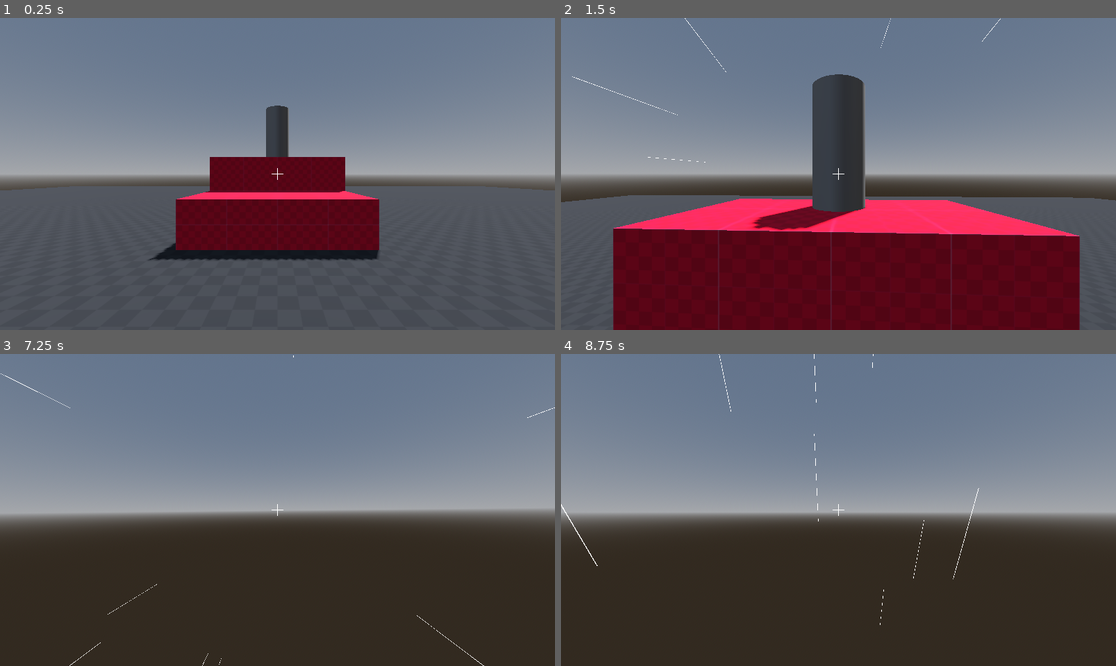
Above: before the commit, frames 1-4 (two rows, left to right).
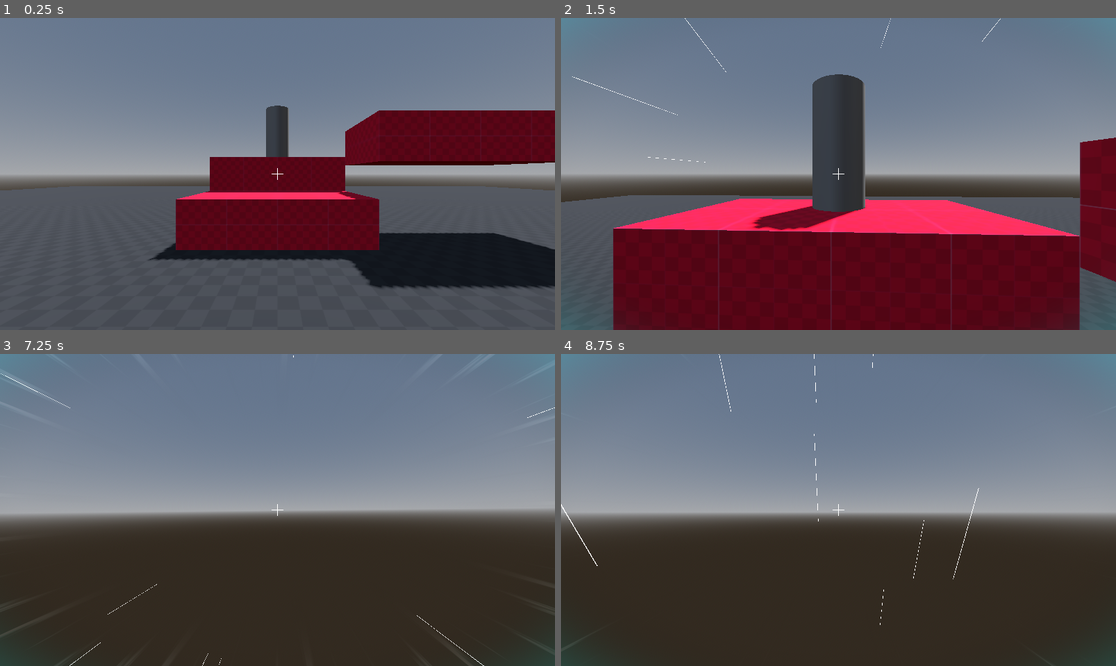
Above: after the commit, the same moments.

Repository: drekunia/tubeland
Game: Godot game, scene res://scenes/environments/prototype_level.tscn
The game is run twice, just before and just after one commit, with the same random seed, the same clock (stepped at 60 frames per second) and the same inputs.
Inputs (mouse positions are in pixels of both pictures, inside the frame that each line leads up to):
- Up to frame 1 (0.25 s): no input
- Up to frame 2 (1.5 s): tap Enter at 0.5 s; move the mouse to (866, 174) at 0.52 s; press the mouse at (866, 174) at 0.53 s; hold W (move_forward) from 0.53 s (still down); tap Space (jump) at 0.77 s; move the mouse to (810, 174) at 1.27 s; release the mouse at (810, 174) at 1.28 s; click (810, 174) at 1.35 s
- Up to frame 3 (7.25 s): tap Space (jump) at 1.52, 3.02, 3.77, 4.52, 6.02, 6.77 s; move the mouse to (288, 503) at 2.02 s; press the mouse at (288, 503) at 2.03 s; move the mouse to (271, 516) at 2.77 s; release the mouse at (271, 516) at 2.78 s; click (271, 516) at 2.85 s; move the mouse to (316, 513) at 3.52 s; press the mouse at (316, 513) at 3.53 s; move the mouse to (233, 506) at 4.27 s; release the mouse at (233, 506) at 4.28 s; click (233, 506) at 4.35 s; move the mouse to (283, 510) at 5.02 s; press the mouse at (283, 510) at 5.03 s; move the mouse to (255, 503) at 5.77 s; release W (move_forward) at 5.78 s; release the mouse at (255, 503) at 5.78 s; hold D (move_right) 5.78-6.53 s; click (255, 503) at 5.85 s; move the mouse to (305, 510) at 6.52 s; press the mouse at (305, 510) at 6.53 s; hold W (move_forward) from 6.53 s (still down)
- Up to frame 4 (8.75 s): keep holding W (move_forward); move the mouse to (810, 510) at 7.27 s; release the mouse at (810, 510) at 7.28 s; click (810, 510) at 7.35 s; tap Space (jump) at 7.52 s; move the mouse to (849, 503) at 8.02 s; press the mouse at (849, 503) at 8.03 s

The runs differ from the first frame. In frame 1, 12% of the frame differs, in the area x 60-100%, y 29-87%; in frame 2, 2.8%; in frame 3, 0.1%; in frame 4, less than 0.1%.

Commit message:
speed overlay shader

Diff:
--- /dev/null
+++ b/assets/shaders/post_processing/speed_overlay.gdshader
@@ -0,0 +1,35 @@
+shader_type canvas_item;
+
+uniform float speed : hint_range(0.0, 5.0) = 1.0;
+uniform float intensity : hint_range(0.0, 1.0) = 0.0;
+
+// INCREASED OPACITY: Jumped the alpha (4th value) up to 0.5 for wind and 0.6 for border
+uniform vec4 wind_color : source_color = vec4(1.0, 1.0, 1.0, 0.5);
+uniform vec4 border_color : source_color = vec4(0.0, 0.0, 0.0, 0.6);
+
+uniform sampler2D noise_tex : repeat_enable;
+
+void fragment() {
+    vec2 centered_uv = UV - vec2(0.5);
+    float dist_from_center = length(centered_uv);
+
+    float angle = atan(centered_uv.y, centered_uv.x);
+
+    vec2 polar_uv = vec2(angle * 2.0, dist_from_center * 0.1 - TIME * speed);
+    float noise_val = texture(noise_tex, polar_uv).r;
+
+    // THICKER LINES: Lowered the threshold (0.75 to 0.9) so more of the noise texture is drawn
+    float wind = smoothstep(0.75, 0.9, noise_val);
+
+    // TIGHTER DONUT HOLE: Brought the wind closer to the center of the screen (0.25 to 0.6)
+    float wind_mask = smoothstep(0.25, 0.6, dist_from_center);
+    wind *= wind_mask;
+
+    // DARKER BORDER: Brought the vignette further in from the corners
+    float border = smoothstep(0.45, 0.8, dist_from_center);
+
+    vec4 final_wind = wind_color * wind;
+    vec4 final_border = border_color * border;
+
+    COLOR = (final_wind + final_border) * intensity;
+}
--- a/scenes/environments/prototype_level.tscn
+++ b/scenes/environments/prototype_level.tscn
@@ -71,6 +71,15 @@
 [node name="CollisionShape3D" type="CollisionShape3D" parent="Geometry/JumpCheck2" unique_id=1953284862]
 shape = SubResource("BoxShape3D_liqhv")
 
+[node name="HeightCheck" type="StaticBody3D" parent="Geometry" unique_id=276341891]
+transform = Transform3D(1, 0, 0, 0, 1, 0, 0, 0, 1, 4, 2.25, -5)
+
+[node name="MeshInstance3D" type="MeshInstance3D" parent="Geometry/HeightCheck" unique_id=1294248166]
+mesh = SubResource("BoxMesh_vwqw5")
+
+[node name="CollisionShape3D" type="CollisionShape3D" parent="Geometry/HeightCheck" unique_id=1395054042]
+shape = SubResource("BoxShape3D_7p8cw")
+
 [node name="WorldEnvironment" parent="." unique_id=42745243 instance=ExtResource("3_5ymg4")]
 
 [node name="PlayerController" parent="." unique_id=1646534079 instance=ExtResource("4_vwqw5")]
--- a/scenes/player/player_controller.tscn
+++ b/scenes/player/player_controller.tscn
@@ -57,10 +57,11 @@
 player_controller = NodePath("..")
 component_mouse_capture = NodePath("../Components/MouseCapture")
 
-[node name="Camera3D" type="Camera3D" parent="CameraController" unique_id=904467470 node_paths=PackedStringArray("player_controller", "speed_lines")]
+[node name="Camera3D" type="Camera3D" parent="CameraController" unique_id=904467470 node_paths=PackedStringArray("player_controller", "speed_lines", "speed_overlay")]
 script = ExtResource("3_5afdu")
 player_controller = NodePath("../..")
 speed_lines = NodePath("SpeedLines")
+speed_overlay = NodePath("../../UserInterface/HUD/SpeedOverlay")
 
 [node name="SpeedLines" type="GPUParticles3D" parent="CameraController/Camera3D" unique_id=144344486]
 cast_shadow = 0
@@ -84,3 +85,5 @@
 script = ExtResource("1_8afob")
 
 [node name="UserInterface" parent="." unique_id=397205683 instance=ExtResource("4_0nonk")]
+
+[editable path="UserInterface"]
--- a/scenes/system/user_interface.tscn
+++ b/scenes/system/user_interface.tscn
@@ -1,10 +1,25 @@
 [gd_scene format=3 uid="uid://b3x2seag4425n"]
 
 [ext_resource type="Script" uid="uid://ccb8rtnn26e4t" path="res://scripts/ui/reticle_draw.gd" id="1_jqr8t"]
+[ext_resource type="Shader" uid="uid://c4mx4sqgpuw7w" path="res://assets/shaders/post_processing/speed_overlay.gdshader" id="2_s3ato"]
+
+[sub_resource type="FastNoiseLite" id="FastNoiseLite_s3ato"]
+
+[sub_resource type="NoiseTexture2D" id="NoiseTexture2D_s3ato"]
+noise = SubResource("FastNoiseLite_s3ato")
+seamless = true
+
+[sub_resource type="ShaderMaterial" id="ShaderMaterial_jqr8t"]
+shader = ExtResource("2_s3ato")
+shader_parameter/speed = 1.0
+shader_parameter/intensity = 0.0
+shader_parameter/wind_color = Color(1, 1, 1, 0.047058824)
+shader_parameter/border_color = Color(0, 1, 1, 0.1882353)
+shader_parameter/noise_tex = SubResource("NoiseTexture2D_s3ato")
 
 [node name="UserInterface" type="CanvasLayer" unique_id=1496483833]
 
-[node name="Control" type="Control" parent="." unique_id=1046768713]
+[node name="HUD" type="Control" parent="." unique_id=1046768713]
 layout_mode = 3
 anchors_preset = 15
 anchor_right = 1.0
@@ -13,7 +28,7 @@
 grow_vertical = 2
 mouse_filter = 2
 
-[node name="Reticle" type="CenterContainer" parent="Control" unique_id=2081794493]
+[node name="Reticle" type="CenterContainer" parent="HUD" unique_id=2081794493]
 layout_mode = 1
 anchors_preset = 15
 anchor_right = 1.0
@@ -21,6 +36,16 @@
 grow_horizontal = 2
 grow_vertical = 2
 
-[node name="ReticleDraw" type="Control" parent="Control/Reticle" unique_id=439792338]
+[node name="ReticleDraw" type="Control" parent="HUD/Reticle" unique_id=439792338]
 layout_mode = 2
 script = ExtResource("1_jqr8t")
+
+[node name="SpeedOverlay" type="ColorRect" parent="HUD" unique_id=1003362307]
+material = SubResource("ShaderMaterial_jqr8t")
+layout_mode = 1
+anchors_preset = 15
+anchor_right = 1.0
+anchor_bottom = 1.0
+grow_horizontal = 2
+grow_vertical = 2
+mouse_filter = 2
--- a/scripts/player/camera_3d.gd
+++ b/scripts/player/camera_3d.gd
@@ -4,6 +4,7 @@
 @export var camera_juice: bool = true
 
 @export var speed_lines: GPUParticles3D
+@export var speed_overlay: ColorRect
 
 @export var speed_threshold: float = 2.5
 @export var speedline_threshold: float = 4.5
@@ -41,6 +42,17 @@
 			#speed_lines.global_transform.basis = speed_lines.global_transform.basis.slerp(target_basis, delta * 15.0)
 			speed_lines.global_transform.basis = target_basis
 
+	if speed_overlay and speed_overlay.material:
+		# Get the current intensity from the shader
+		var current_intensity = speed_overlay.material.get_shader_parameter("intensity")
+
+		# Target is 1.0 (Full effect) if speeding, 0.0 (Invisible) if slow
+		var target_intensity = 1.0 if is_speeding else 0.0
+
+		# Smoothly fade the shader in and out
+		var new_intensity = lerp(current_intensity, target_intensity, delta * 5.0)
+		speed_overlay.material.set_shader_parameter("intensity", new_intensity)
+
 	if not camera_juice or not player_controller:
 		return
 
Not shown, added: assets/shaders/post_processing/speed_overlay.gdshader.uid
